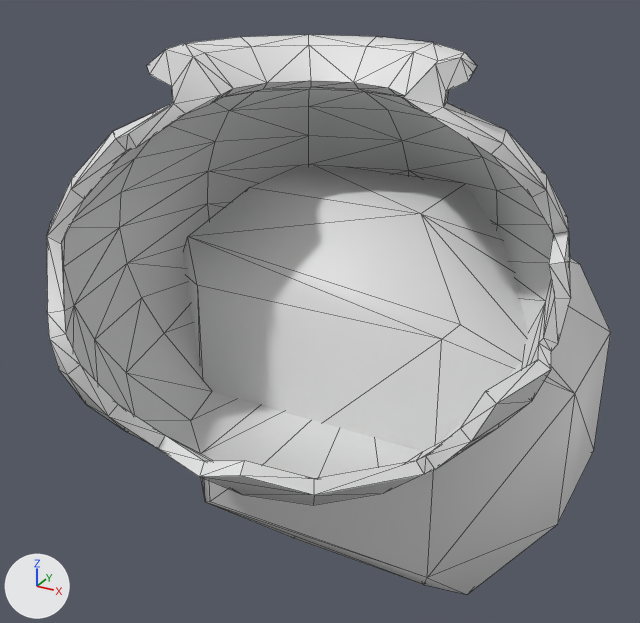
What one commit did to the FBX model Assets/Stylized_Egypt/Meshes/props/SM_jug_broken_02.fbx.
Before and after are seen from a 50 mm camera at (0.621, -1.101, 0.767) aimed at (-0.053, 0.125, 0.154). The axes (+X, +Y, +Z) are drawn at lower left. The lights are the same throughout. Mesh edges are drawn as thin lines. Where no turn or scale is listed for an object, it has been applied to the vertices.

Names of what the first picture shows: 'SM_jug_broken_02', 'SM_jug_broken_02_ConvexHulls'.
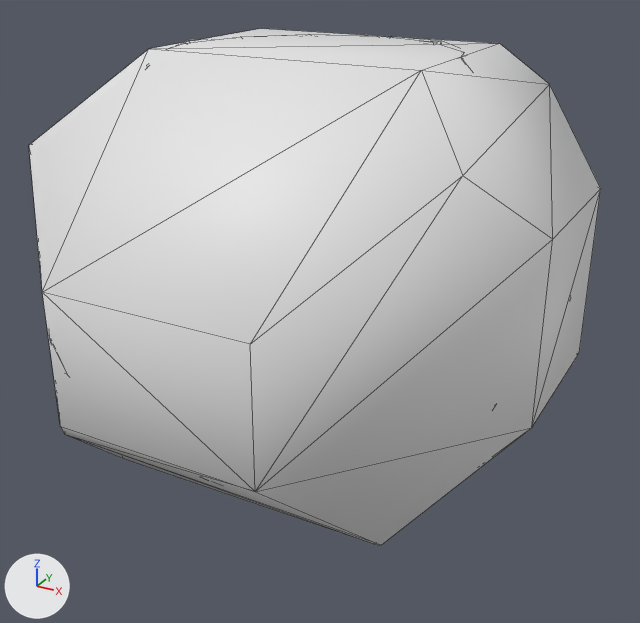
What differs and where, as boxes [x1, y1, x2, y2] in the pictures (640 x 623 px):
```json
{"object": "SM_jug_broken_02_ConvexHulls", "change": "moved, rescaled", "before": [183, 166, 611, 594], "after": [29, 29, 601, 545], "on screen": "34% wider, 21% taller"}
{"object": "SM_jug_broken_02_LOD1", "change": "added", "after": [183, 40, 448, 44]}
{"object": "SM_jug_broken_02", "change": "unchanged, covered by the edit", "before": [47, 35, 571, 505]}
```

Scene script edits in JSON lines:
```json
{"op": "add", "block": "me_sm_jug_broken_02_001", "code": ["me_sm_jug_broken_02_001 = bpy.data.meshes.new('SM_jug_broken_02.001')", "me_sm_jug_broken_02_001.from_pydata(...)  # 128 vertices, 252 faces; spans x -0.396..0.38, y -0.351..0.4, z -0.002..0.604", "me_sm_jug_broken_02_001.materials.append(mat_mi_jug_01_inst)  # its picture is missing"]}
{"op": "add", "block": "ob_sm_jug_broken_02_convexhulls", "code": "ob_sm_jug_broken_02_convexhulls.parent = ob_sm_jug_broken_35"}
{"op": "set", "path": "ob_sm_jug_broken_02_convexhulls.scale", "old": "(0.01, 0.01, 0.01)", "new": "(1.0, 1.0, 1.0)"}
{"op": "add", "block": "ob_sm_jug_broken_35", "code": ["ob_sm_jug_broken_35 = bpy.data.objects.new('SM_jug_broken_35', None)", "ob_sm_jug_broken_35.location = (0.0, 0.0, 0.0)", "ob_sm_jug_broken_35.rotation_euler = (1.571, 0.0, 0.0)  # degrees (90, 0, 0)", "ob_sm_jug_broken_35.scale = (0.01, 0.01, 0.01)"]}
{"op": "add", "block": "ob_sm_jug_broken_02_lod1", "code": ["ob_sm_jug_broken_02_lod1 = bpy.data.objects.new('SM_jug_broken_02_LOD1', me_sm_jug_broken_02_001)", "ob_sm_jug_broken_02_lod1.location = (0.0, 0.0, 0.0)"]}
```
